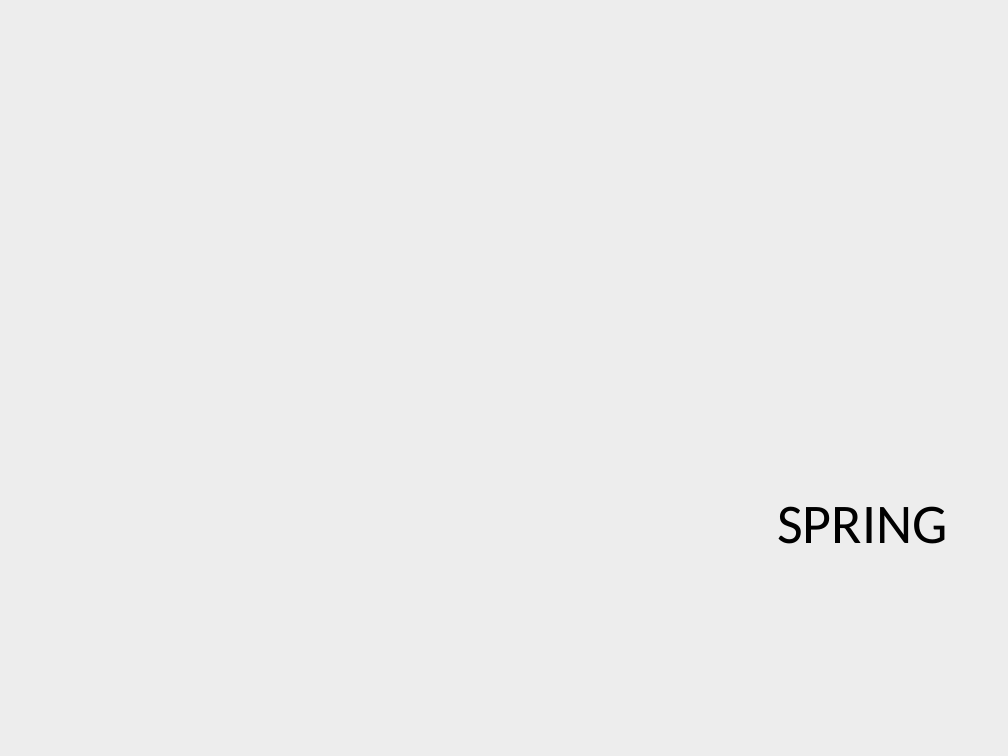
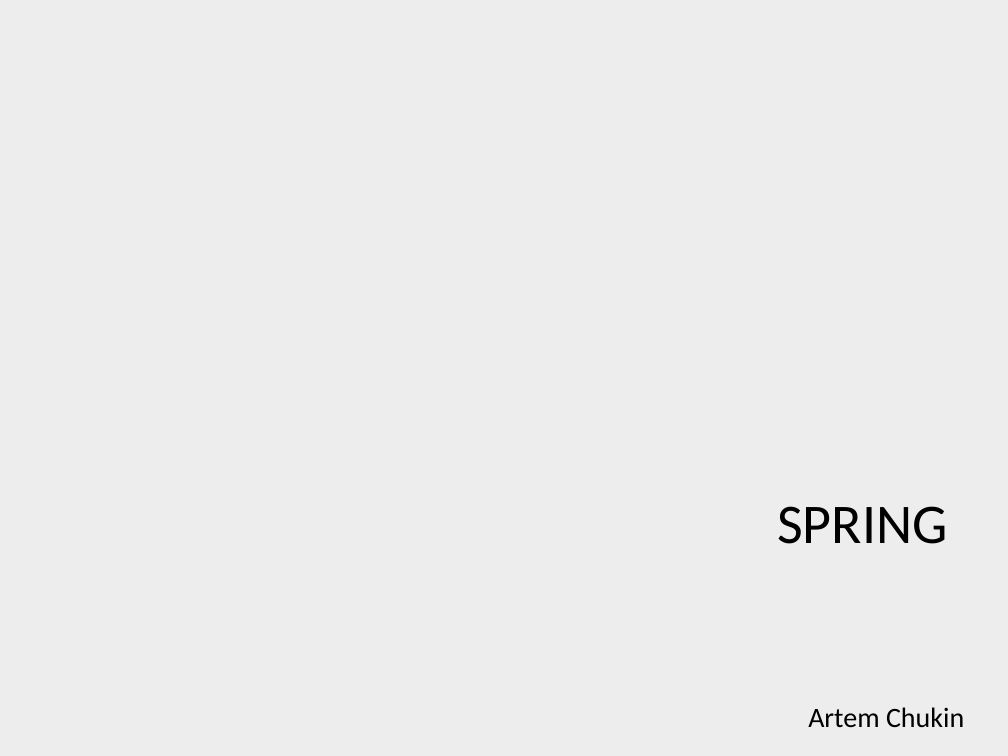
Before and after one commit to ArtemVChukin/springcourse, a slide deck: slide 1 of SpringCourse.pptx. Drawn at 1008x756 pixels with LibreOffice and Linux fonts; fonts in the diff are those of the drawing; background and template pictures are left out. Boxes give left, top, right and bottom in pixels: in the first picture for what was removed or moved away, otherwise in the second. Text is boxed around its words. In the diff, an @@ line names an element or a change of style, - is before the commit and + after.

```diff
--- a/SpringCourse.pptx
+++ b/SpringCourse.pptx
@@ text added at [808, 707, 964, 728], 20 pt, text #000000 @@
+Artem Chukin
```
Also in this commit, not shown: 3 other slides changed.
